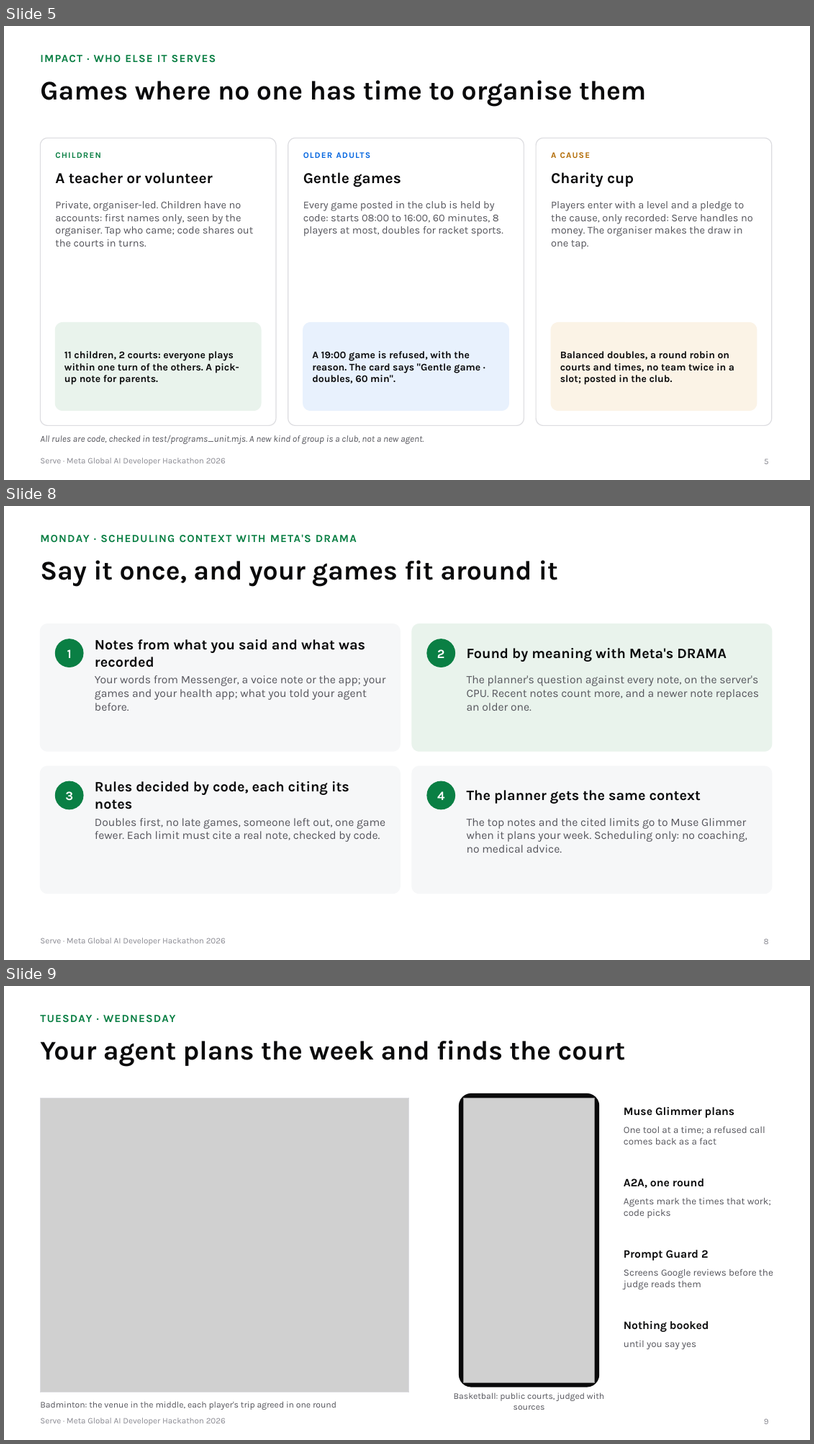
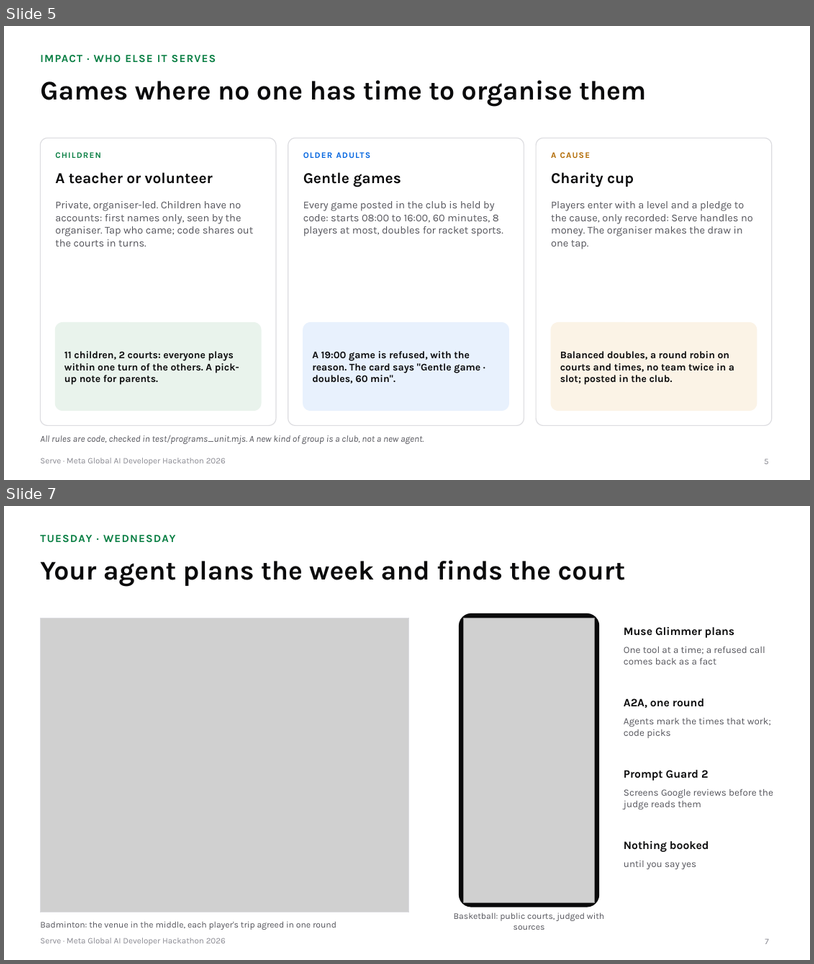
Before and after one commit to gino6178/serve-meta-hackathon, a slide deck: video/deck/Serve_Meta_deck.pptx. Shown one above the other, each under a label of ours: slides 5, 8 and 9 before the commit, slides 5 and 7 after it; the slides between them are not shown. The pictures are 814x1444 and 814x964 pixels, drawn with LibreOffice and Linux fonts; fonts in the diff are those of the drawing; grey boxes stand for pictures. Boxes give left, top, right and bottom in pixels: in the first picture for what was removed or moved away, otherwise in the second. Text is boxed around its words. In the diff, an @@ line names an element or a change of style, - is before the commit and + after.

```diff
--- a/video/deck/Serve_Meta_deck.pptx
+++ b/video/deck/Serve_Meta_deck.pptx
@@ slide 8 removed at bbox=[4, 506, 810, 960], background #FFFFFF; not listed: 1 template element that a slide beside it also shows @@
@@ text removed at bbox=[40, 534, 357, 542] @@
-MONDAY · SCHEDULING CONTEXT WITH META'S DRAMA
@@ title removed at bbox=[40, 560, 558, 587] @@
-Say it once, and your games fit around it
@@ rounded rectangle removed at bbox=[40, 624, 400, 751] @@
@@ rounded rectangle removed at bbox=[412, 624, 772, 751] @@
@@ ellipse removed at bbox=[55, 639, 83, 667] @@
@@ text removed at bbox=[67, 649, 72, 658] @@
-1
@@ text removed at bbox=[95, 639, 365, 667] @@
-Notes from what you said and what was recorded
@@ ellipse removed at bbox=[427, 639, 455, 667] @@
@@ text removed at bbox=[437, 649, 445, 658] @@
-2
@@ text removed at bbox=[467, 648, 727, 662] @@
-Found by meaning with Meta's DRAMA
@@ text removed at bbox=[95, 675, 386, 710] @@
-Your words from Messenger, a voice note or the app; your games and your health app; what you told your agent before.
@@ text removed at bbox=[467, 675, 759, 710] @@
-The planner's question against every note, on the server's CPU. Recent notes count more, and a newer note replaces an older one.
@@ rounded rectangle removed at bbox=[40, 766, 400, 893] @@
@@ ellipse removed at bbox=[55, 781, 83, 809] @@
@@ text removed at bbox=[95, 781, 350, 809] @@
-Rules decided by code, each citing its notes
@@ rounded rectangle removed at bbox=[412, 766, 772, 893] @@
@@ ellipse removed at bbox=[427, 781, 455, 809] @@
@@ text removed at bbox=[65, 791, 73, 800] @@
-3
@@ text removed at bbox=[437, 791, 445, 800] @@
-4
@@ text removed at bbox=[467, 790, 701, 803] @@
-The planner gets the same context
@@ text removed at bbox=[95, 818, 386, 842] @@
-Doubles first, no late games, someone left out, one game fewer. Each limit must cite a real note, checked by code.
@@ text removed at bbox=[467, 818, 748, 852] @@
-The top notes and the cited limits go to Muse Glimmer when it plans your week. Scheduling only: no coaching, no medical advice.
@@ page number removed at bbox=[764, 938, 769, 944] @@
-8
@@ what was slide 9 is now slide 7 @@
@@ page number at bbox=[765, 939, 769, 944]: text changed @@
-9
+7
```
Also in this commit, not shown: 13 slides changed, 3 slides added, 4 other files.
